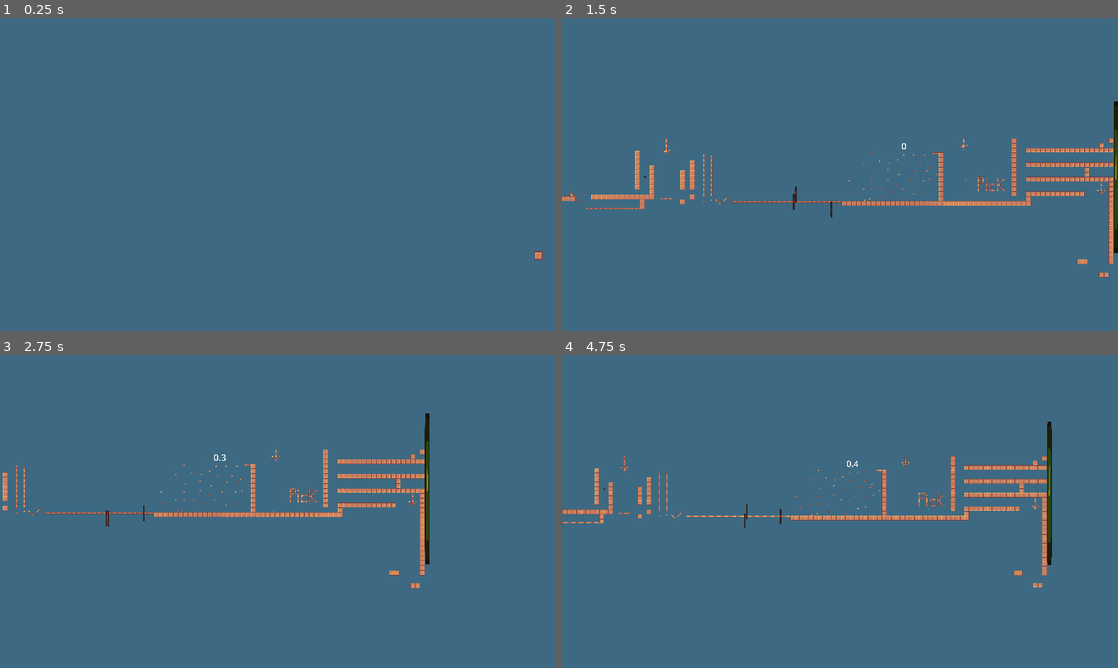
Above: before the commit, frames 1-4 (two rows, left to right).
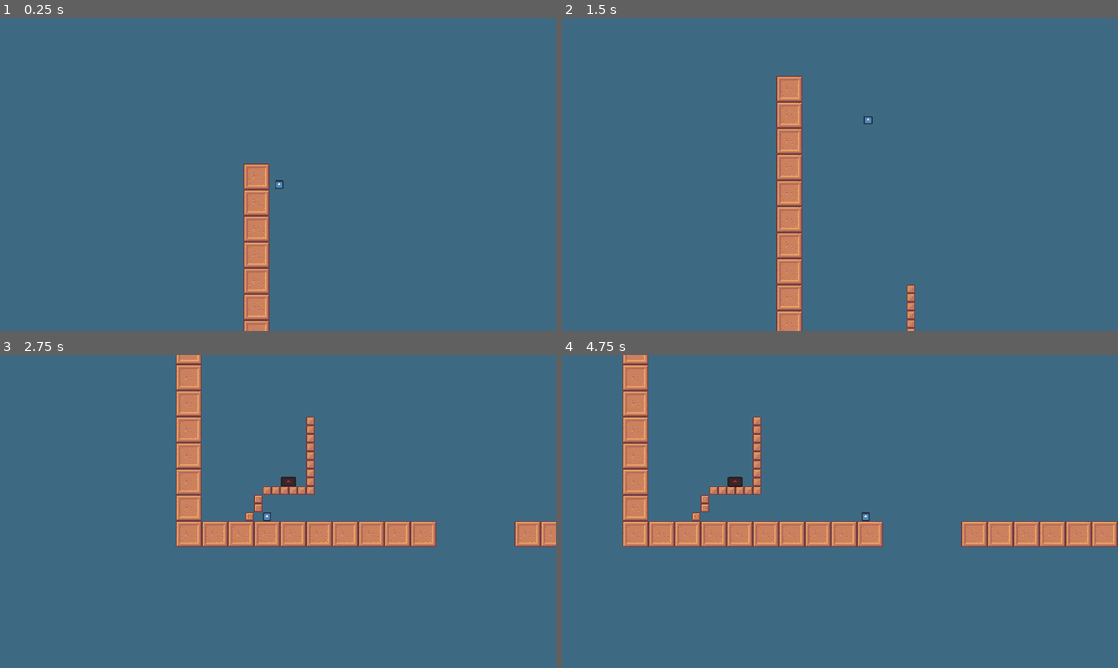
Above: after the commit, the same moments.

Repository: Shaayer/Platformer-Race
Game: Godot game, scene res://control.tscn
Same seed, same stepped clock (60 frames per second), same inputs: the game is played once before the commit and once after it. The engine's default icon, where the game draws it, is replaced by a stand-in: a white triangle on a blue panel in a dark square.
Inputs:
- Up to frame 1 (0.25 s): no input
- Up to frame 2 (1.5 s): hold 1 (1) 0.53-1.28 s; hold Right (ui_right) from 0.53 s (still down); tap Up (ui_up) at 0.77 s; tap 2 (2) at 0.8, 1.35 s
- Up to frame 3 (2.75 s): tap Up (ui_up) at 1.52 s; tap 1 (1) at 1.55 s; release Right (ui_right) at 2.03 s; hold Left (ui_left) from 2.03 s (still down); hold 1 (1) from 2.03 s (still down); tap 2 (2) at 2.3 s
- Up to frame 4 (4.75 s): release Left (ui_left) at 2.78 s; release 1 (1) at 2.78 s; hold Right (ui_right) 2.78-4.28 s; tap 2 (2) at 2.85 s; tap Up (ui_up) at 3.02, 3.77, 4.52 s; tap 1 (1) at 3.05, 4.55 s; hold 2 (2) 3.53-4.28 s; tap A (a) at 3.6 s; hold Left (ui_left) from 4.28 s (still down); tap D (d) at 4.35 s

The runs differ from the first frame. In frame 1, 2.6% of the frame differs, in the area x 43-98%, y 46-100%; in frame 2, 7.6%; in frame 3, 10%; in frame 4, 12%, in the area x 0-100%, y 0-75%.

Commit message:
new spawn

Diff:
--- a/control.tscn
+++ b/control.tscn
@@ -392,7 +392,7 @@
 layer_0/tile_data = PackedInt32Array(0, 393216, 6, 65536, 393216, 7, 131072, 393216, 8, 1, 458752, 6, 65537, 458752, 7, …(45968 unchanged characters)…
 
 [node name="Player" parent="." instance=ExtResource("2_lrtyq")]
-position = Vector2(5197, 136)
+position = Vector2(72, 10)
 safe_margin = 0.1
 
 [node name="Area2D" parent="Player" index="2"]
